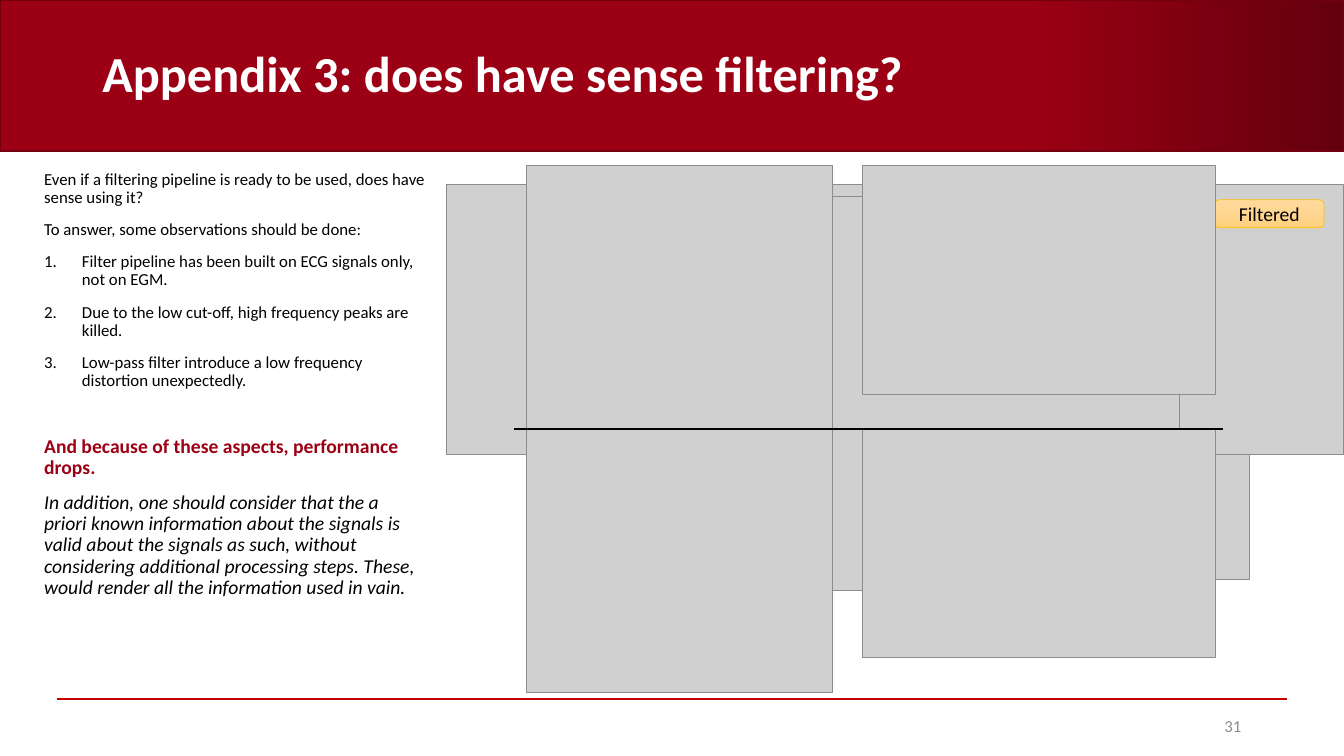
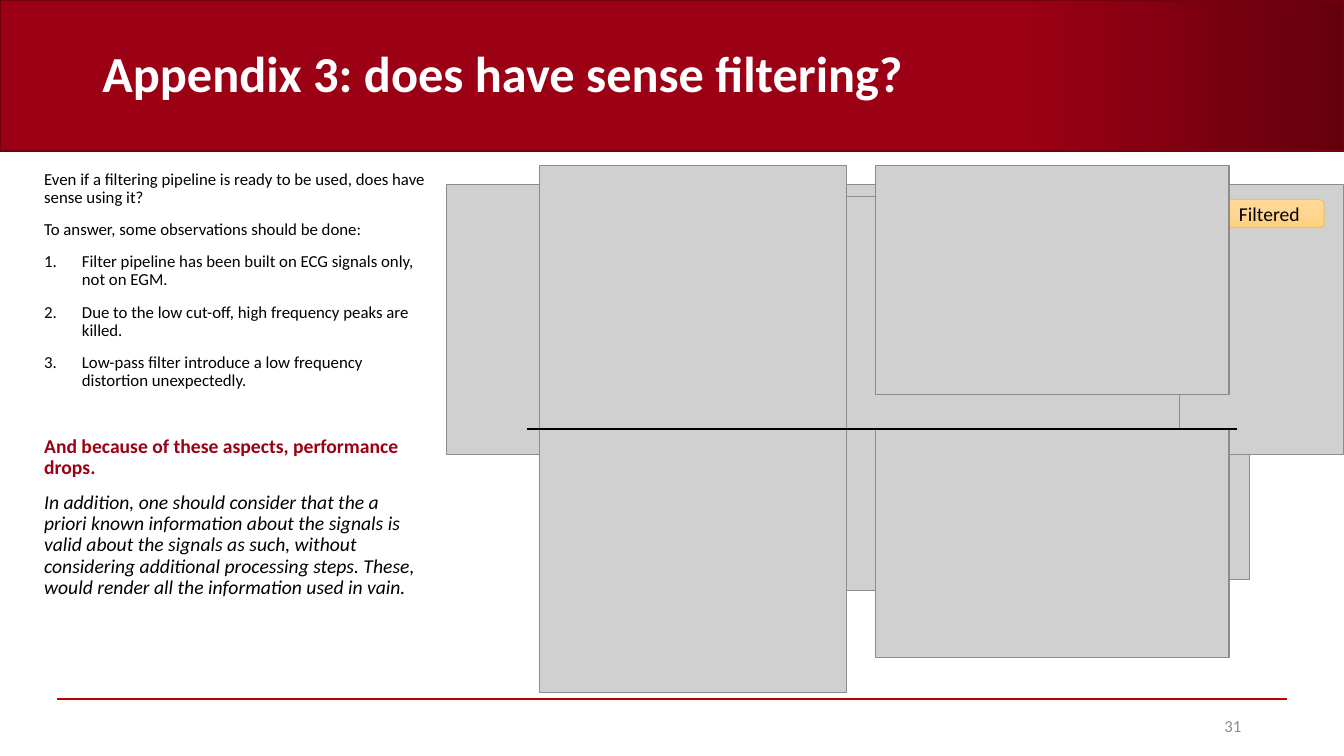
Before and after one commit to AndreaCorrado00/Tesi_magistrale_Corrado_Andrea, a slide deck: slide 31 of Documentation/5. Heuristic classifier strategy C.pptx. Drawn at 1344x756 pixels with LibreOffice and Linux fonts; fonts in the diff are those of the drawing; grey boxes stand for pictures; background and template pictures are left out. Boxes give left, top, right and bottom in pixels: in the first picture for what was removed or moved away, otherwise in the second. Text is boxed around its words. In the diff, an @@ line names an element or a change of style, - is before the commit and + after.

```diff
--- a/Documentation/5. Heuristic classifier strategy C.pptx
+++ b/Documentation/5. Heuristic classifier strategy C.pptx
@@ 4 pictures, 1 line: place and size @@
-4 pictures, 1 line at <box>514,165,1224,693</box>
+4 pictures, 1 line at <box>527,165,1237,693</box>
```
Also in this commit, not shown: 8 other slides changed, 9 other files.
